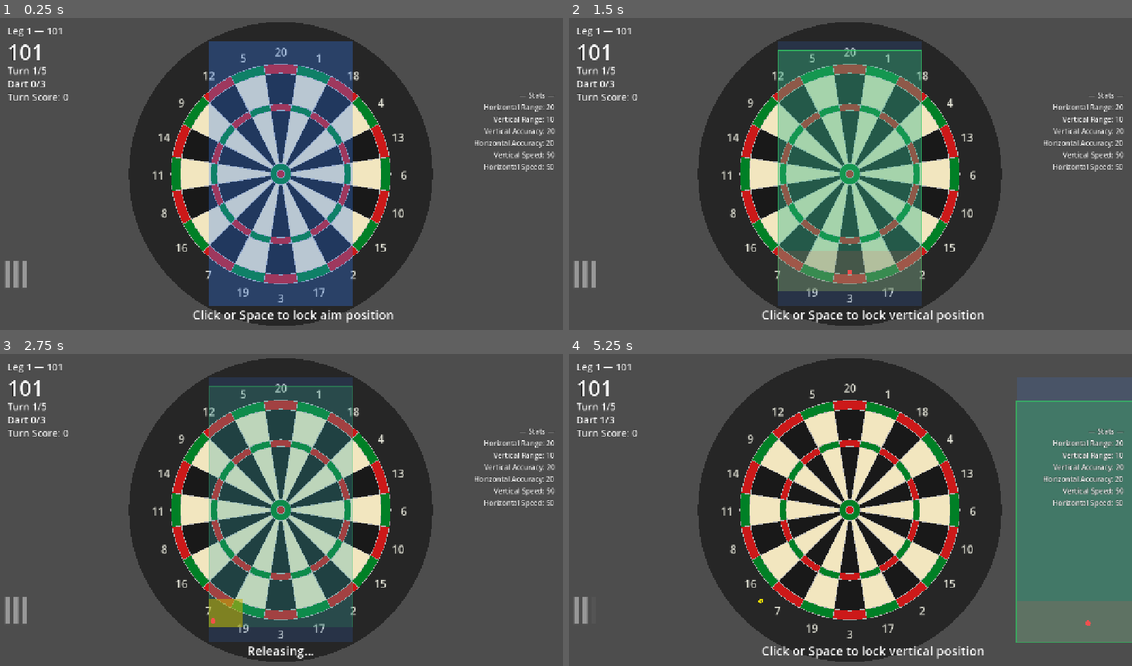
Above: before the commit, frames 1-4 (two rows, left to right).
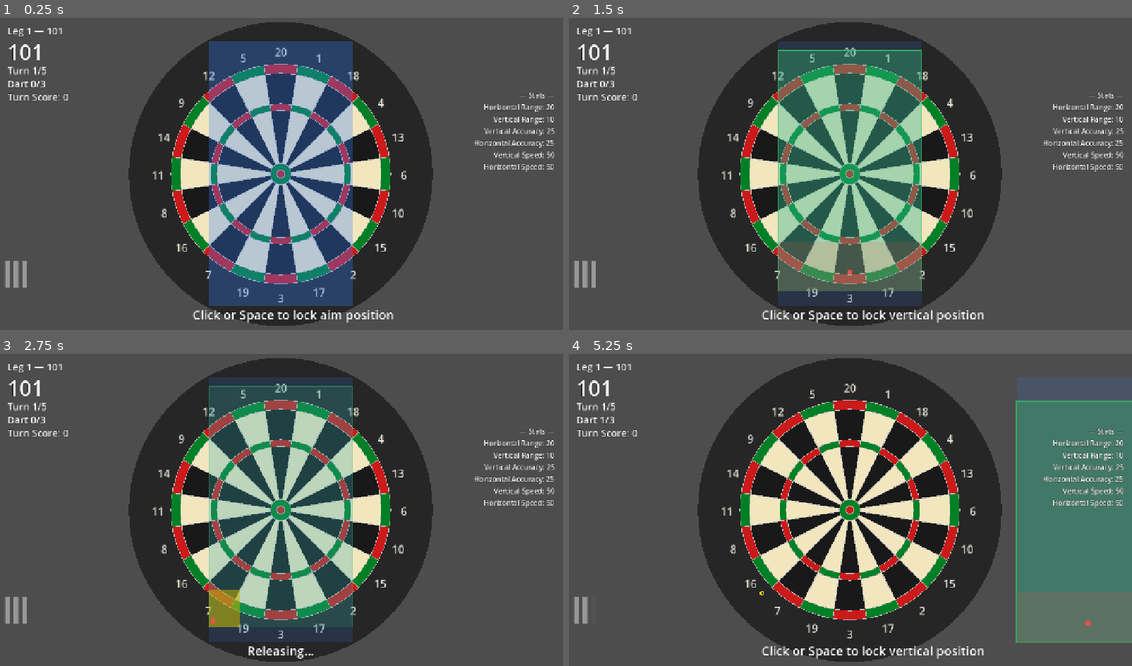
Above: after the commit, the same moments.

Repository: maxxBearr/darts-game
Game: Godot game, scene res://scenes/main.tscn
Two runs of this game, one before a commit and one after it. Both use one fixed random seed, a clock stepped at 60 frames per second and the inputs below.
Inputs (mouse positions are in pixels of both pictures, inside the frame that each line leads up to):
- Up to frame 1 (0.25 s): no input
- Up to frame 2 (1.5 s): tap Enter at 0.5, 0.6, 1.35 s; move the mouse to (974, 158) at 0.52 s; hold Up (ui_up) 0.53-1.28 s; click (974, 158) at 0.67 s; tap Space at 0.77 s; move the mouse to (737, 189) at 1.27 s; hold Down (ui_down) from 1.28 s (still down)
- Up to frame 3 (2.75 s): tap Space at 1.52 s; move the mouse to (337, 441) at 2.02 s; release Down (ui_down) at 2.03 s; hold Up (ui_up) from 2.03 s (still down); tap Enter at 2.1 s
- Up to frame 4 (5.25 s): tap Space at 2.75, 3.02, 4.52 s; move the mouse to (822, 572) at 2.77 s; tap Enter at 2.85, 4.25, 4.35, 5.1 s; click (822, 572) at 2.92 s; release Up (ui_up) at 3.5 s; click "Next Dart" at 3.5 s; move the mouse to (1019, 556) at 4.27 s; hold Down (ui_down) from 4.28 s (still down); move the mouse to (681, 463) at 5.02 s

The runs differ from the first frame. In frame 1, less than 0.1% of the frame differs, in the area x 97-99%, y 35-41%; in frame 2, 0.4%; in frame 3, 0.2%; in frame 4, 0.6%, in the area x 33-100%, y 35-80%.

Commit message:
pre branch

Diff:
--- a/scenes/main.tscn
+++ b/scenes/main.tscn
@@ -43,6 +43,8 @@
 
 [node name="ThrowMechanic" type="Node2D" parent="." unique_id=967240672]
 script = ExtResource("3_throw")
+vertical_accuracy = 25.0
+horizontal_accuracy = 25.0
 marker_size = 6.0
 resolve_preview_duration = 1.19
 resolve_preview_color = Color(0.7647059, 0.68235296, 0, 0.54901963)
--- a/scripts/throw_mechanic.gd
+++ b/scripts/throw_mechanic.gd
@@ -37,7 +37,7 @@
 @export var vertical_accuracy: float = 20.0
 
 ## Maximum vertical variance half-height in pixels (at vertical_accuracy = 1).
-@export var max_vertical_accuracy_half: float = 60.0
+@export var max_vertical_accuracy_half: float = 90.0
 
 ## Minimum vertical variance half-height in pixels (at vertical_accuracy = 100).
 @export var min_vertical_accuracy_half: float = 5.0
